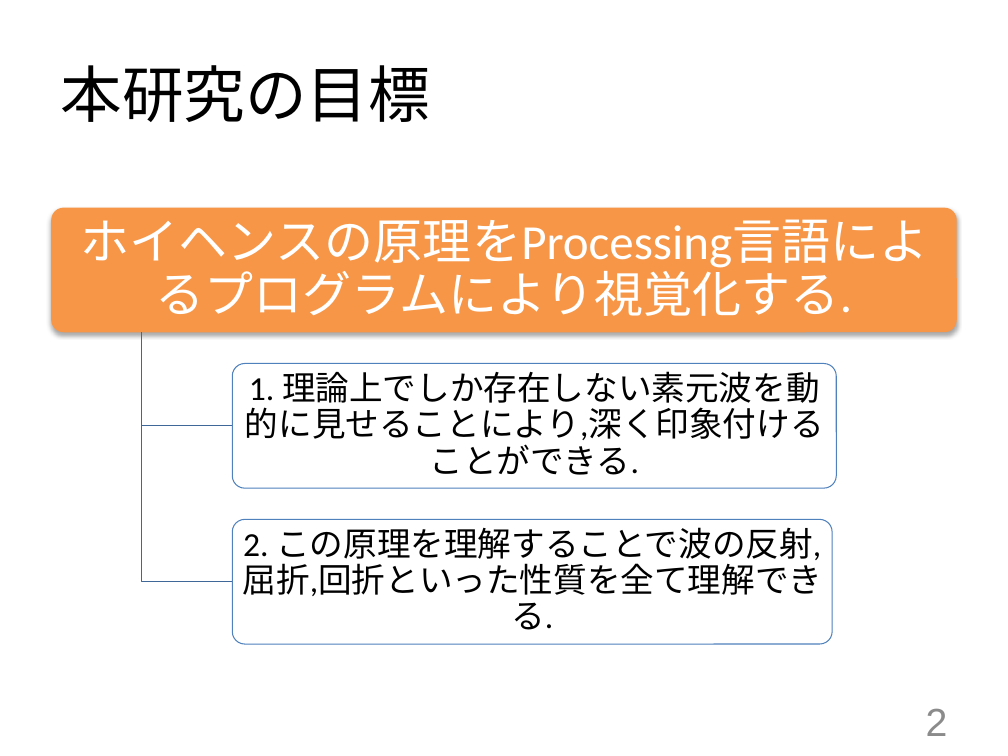
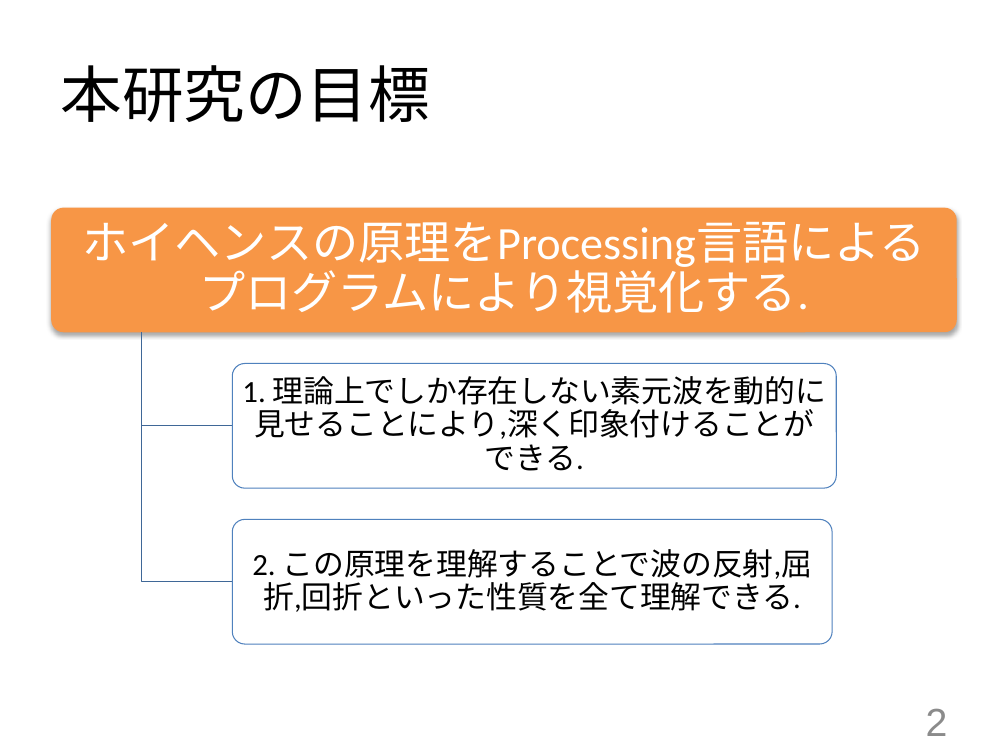
Before and after one commit to Kotaroukg/Murakami_abstract, a slide deck: slide 3 of Murakami_intermediate_announcement.pptx. Drawn at 1008x756 pixels with LibreOffice and Linux fonts; fonts in the diff are those of the drawing. Boxes give left, top, right and bottom in pixels: in the first picture for what was removed or moved away, otherwise in the second. Text is boxed around its words. In the diff, an @@ line names an element or a change of style, - is before the commit and + after.

```diff
--- a/Murakami_intermediate_announcement.pptx
+++ b/Murakami_intermediate_announcement.pptx
@@ text "ホイヘンスの原理をProcessing言語によるプログラムにより視覚化する." at box(82, 222, 925, 271): size 35 to 33 pt @@
@@ text "1. 理論上でしか存在しない素元波を動的に見せることにより,深く印象付けることができる." at box(242, 376, 826, 471): size 24 to 22 pt @@
@@ text "2. この原理を理解することで波の反射,屈折,回折といった性質を全て理解できる." at box(252, 549, 812, 612): size 24 to 22 pt @@
```
Also in this commit, not shown: 3 other slides changed, 5 other files.
